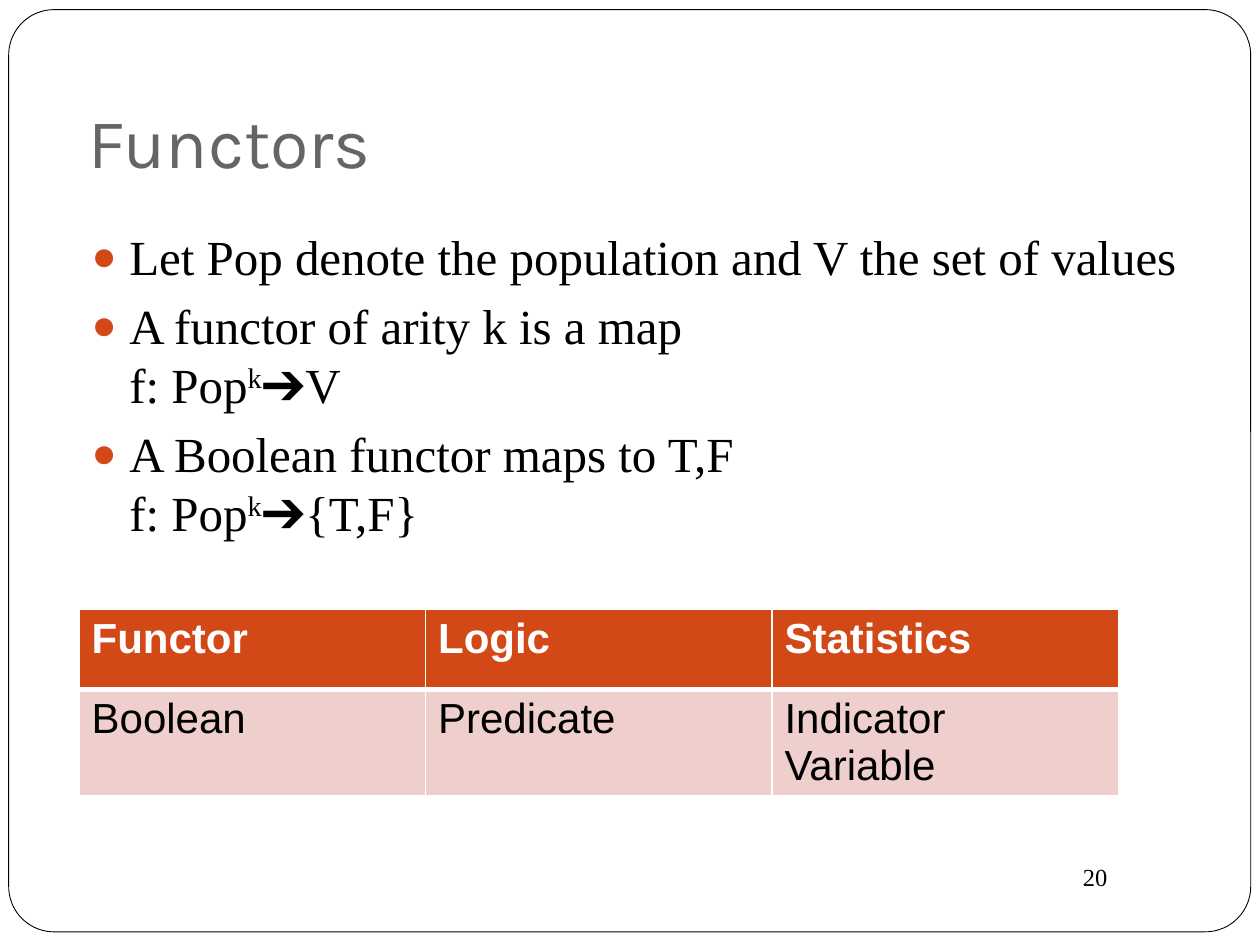
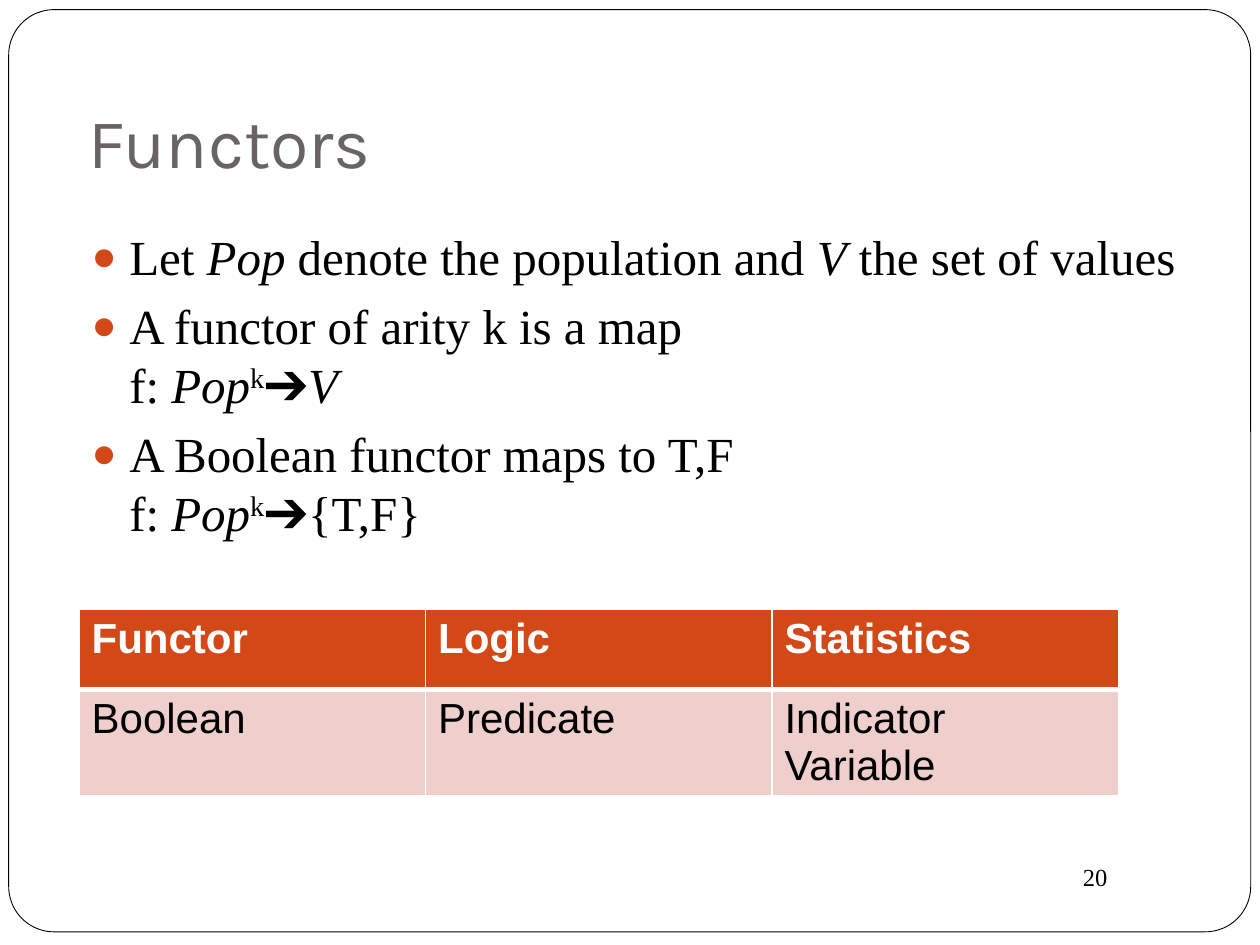
Before and after one commit to oschulte/srl-tutorial-slides, a slide deck: slide 20 of ch1-data.pptx. Drawn at 1260x945 pixels with LibreOffice and Linux fonts; fonts in the diff are those of the drawing. Boxes give left, top, right and bottom in pixels: in the first picture for what was removed or moved away, otherwise in the second. Text is boxed around its words. In the diff, an @@ line names an element or a change of style, - is before the commit and + after.

```diff
--- a/ch1-data.pptx
+++ b/ch1-data.pptx
@@ text "Let Pop denote the population ..." at bbox=[129, 240, 1175, 539]: italic on in "Pop V", "Popk➔V", "Popk➔{T,F}" @@
```
Also in this commit, not shown: 5 other slides changed, 1 other file.
